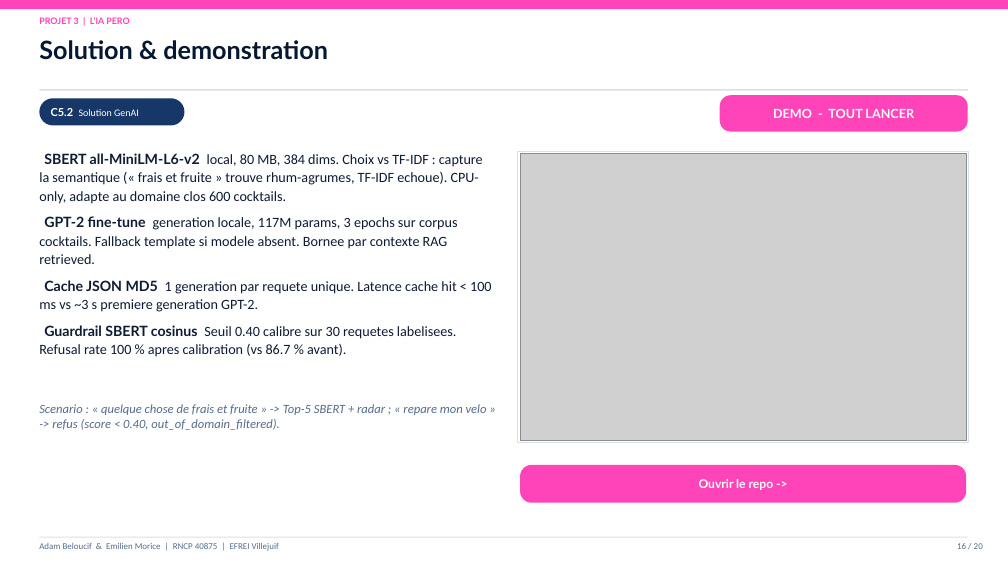
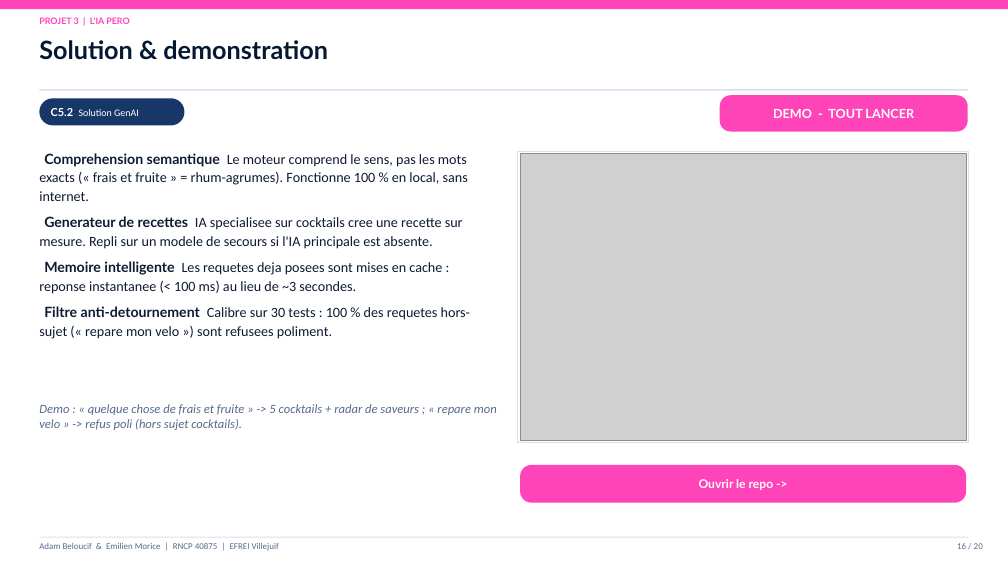
Before and after one commit to Adam-Blf/Soutenance-M1, a slide deck: slide 16 of Soutenance_Bloc1-2_Adam_Emilien.pptx. Drawn at 1008x567 pixels with LibreOffice and Linux fonts; fonts in the diff are those of the drawing; grey boxes stand for pictures. Boxes give left, top, right and bottom in pixels: in the first picture for what was removed or moved away, otherwise in the second. Text is boxed around its words. In the diff, an @@ line names an element or a change of style, - is before the commit and + after.

```diff
--- a/Soutenance_Bloc1-2_Adam_Emilien.pptx
+++ b/Soutenance_Bloc1-2_Adam_Emilien.pptx
@@ text at box(39, 153, 470, 339): text changed @@
-SBERT all-MiniLM-L6-v2 local, 80 MB, 384 dims. Choix vs TF-IDF : capture la semantique (« frais et fruite » trouve rhum-agrumes, TF-IDF echoue). CPU-only, adapte au domaine clos 600 cocktails.
-GPT-2 fine-tune generation locale, 117M params, 3 epochs sur corpus cocktails. Fallback template si modele absent. Bornee par contexte RAG retrieved.
-Cache JSON MD5 1 generation par requete unique. Latence cache hit < 100 ms vs ~3 s premiere generation GPT-2.
-Guardrail SBERT cosinus Seuil 0.40 calibre sur 30 requetes labelisees. Refusal rate 100 % apres calibration (vs 86.7 % avant).
+Comprehension semantique Le moteur comprend le sens, pas les mots exacts (« frais et fruite » = rhum-agrumes). Fonctionne 100 % en local, sans internet.
+Generateur de recettes IA specialisee sur cocktails cree une recette sur mesure. Repli sur un modele de secours si l'IA principale est absente.
+Memoire intelligente Les requetes deja posees sont mises en cache : reponse instantanee (< 100 ms) au lieu de ~3 secondes.
+Filtre anti-detournement Calibre sur 30 tests : 100 % des requetes hors-sujet (« repare mon velo ») sont refusees poliment.
@@ text at box(39, 404, 497, 430): text changed @@
-Scenario : « quelque chose de frais et fruite » -> Top-5 SBERT + radar ; « repare mon velo » -> refus (score < 0.40, out_of_domain_filtered).
+Demo : « quelque chose de frais et fruite » -> 5 cocktails + radar de saveurs ; « repare mon velo » -> refus poli (hors sujet cocktails).
```
Also in this commit, not shown: 9 other slides changed, 1 other file.
